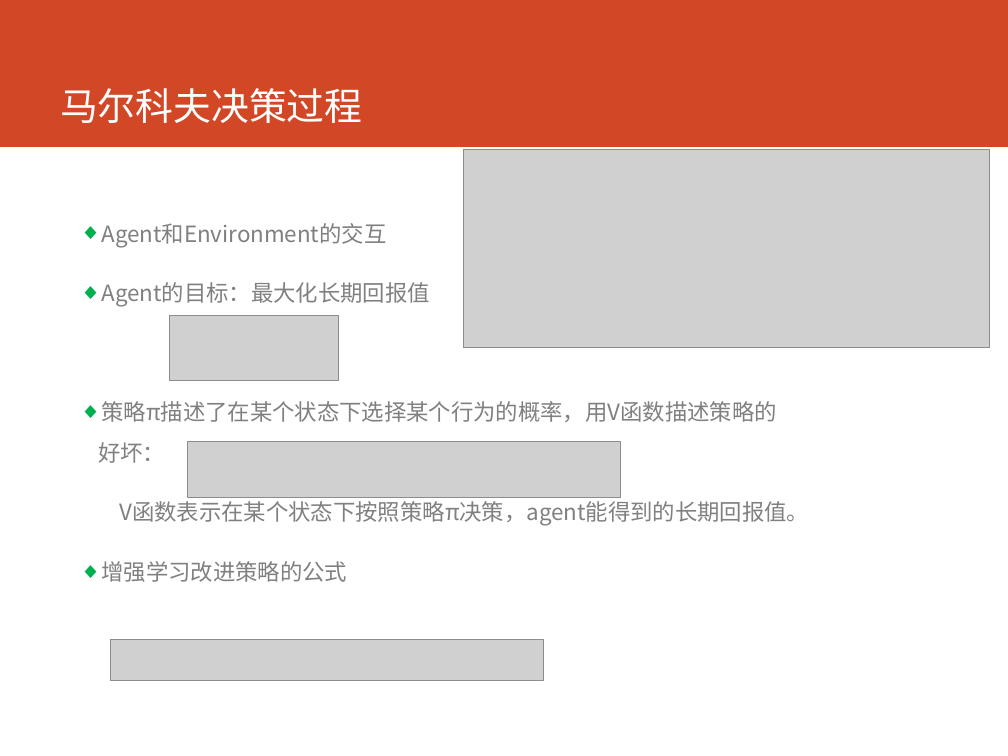
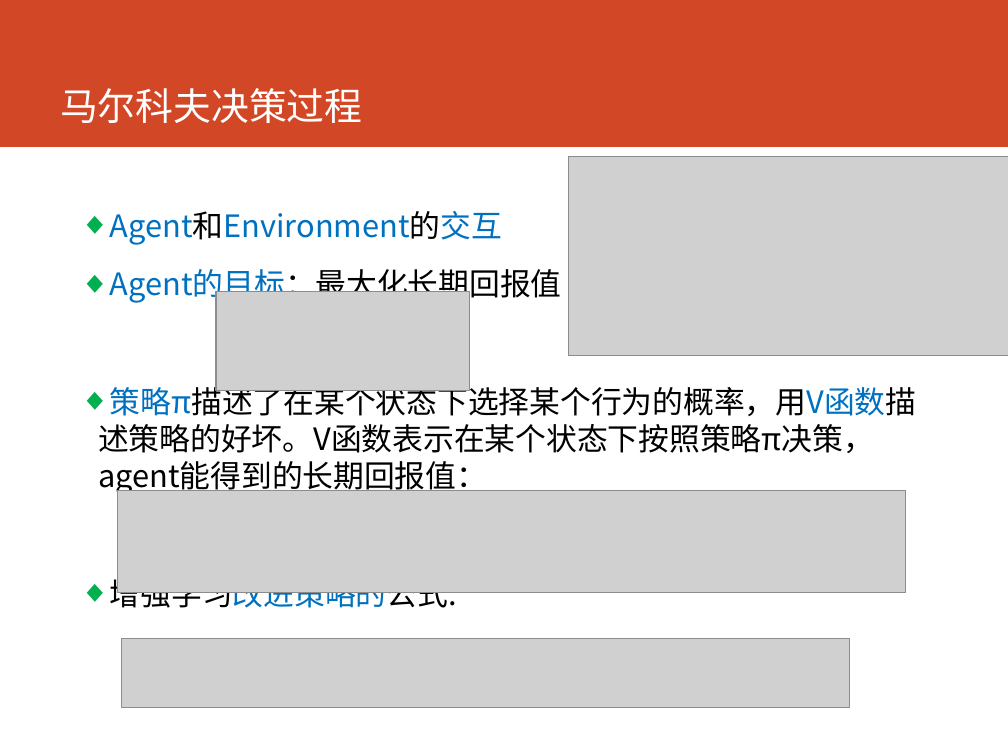
Before and after one commit to cartosquare/graduation-thesis-defenses, a slide deck: slide 8 of 基于形状语义和增强学习的建筑.pptx (slide 7 before the commit). Drawn at 1008x756 pixels with LibreOffice and Linux fonts; fonts in the diff are those of the drawing; grey boxes stand for pictures. Boxes give left, top, right and bottom in pixels: in the first picture for what was removed or moved away, otherwise in the second. Text is boxed around its words. In the diff, an @@ line names an element or a change of style, - is before the commit and + after.

```diff
--- a/基于形状语义和增强学习的建筑.pptx
+++ b/基于形状语义和增强学习的建筑.pptx
@@ picture: place and size @@
-picture at (464, 149, 990, 348)
+picture at (569, 157, 1008, 356)
@@ text at (110, 211, 562, 304): size 16 to 22 pt, text colour #808080 to #0070C0, text colour #808080 to #000000 in "Agent和Environment的交互", "Agent的目标：最大化长期回报值"; line spacing 1.5 to 1; more space between paragraphs @@
@@ picture: place and size @@
-picture at (170, 316, 339, 381)
+picture at (216, 291, 469, 390)
@@ text at (98, 382, 916, 613): text changed; size 16 to 22 pt; text colour #808080 to #000000 @@
-◆ 策略π描述了在某个状态下选择某个行为的概率，用V函数描述策略的好坏：
-V函数表示在某个状态下按照策略π决策，agent能得到的长期回报值。
-◆ 增强学习改进策略的公式
+◆ 策略π描述了在某个状态下选择某个行为的概率，用V函数描述策略的好坏。V函数表示在某个状态下按照策略π决策，agent能得到的长期回报值：
+◆ 增强学习改进策略的公式:
@@ picture removed at (187, 442, 621, 498) @@
@@ picture added at (117, 491, 905, 594) @@
@@ picture: place and size @@
-picture at (110, 639, 542, 680)
+picture at (121, 638, 849, 708)
```
Also in this commit, not shown: 15 other slides changed, 2 slides added.
